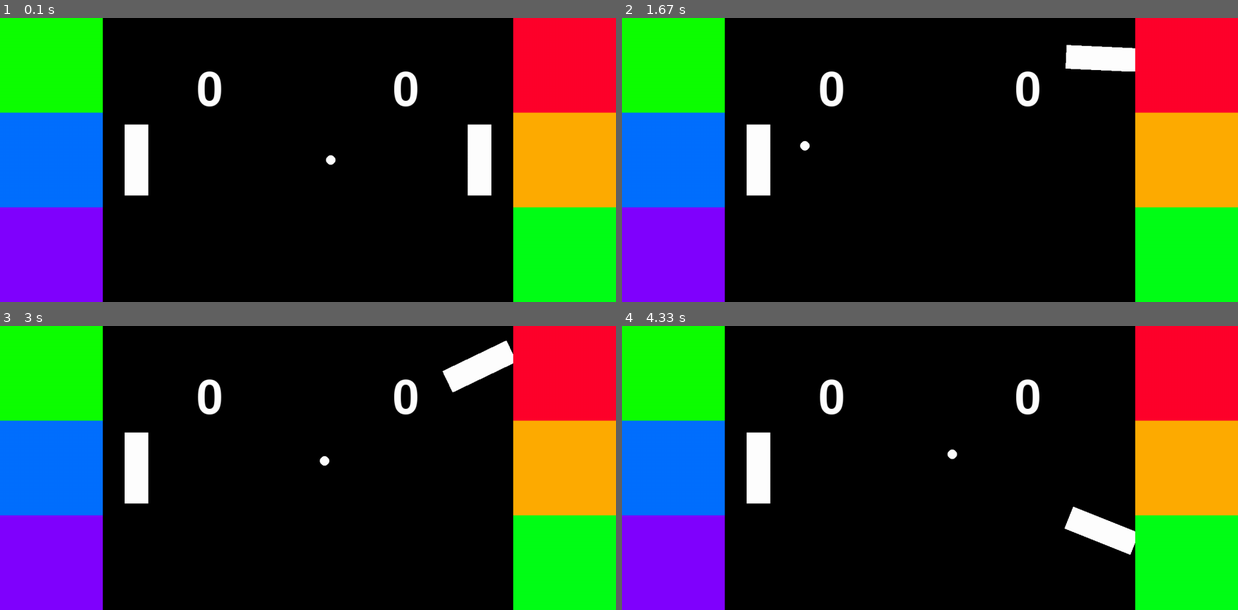
Above: before the commit, frames 1-4 (two rows, left to right).
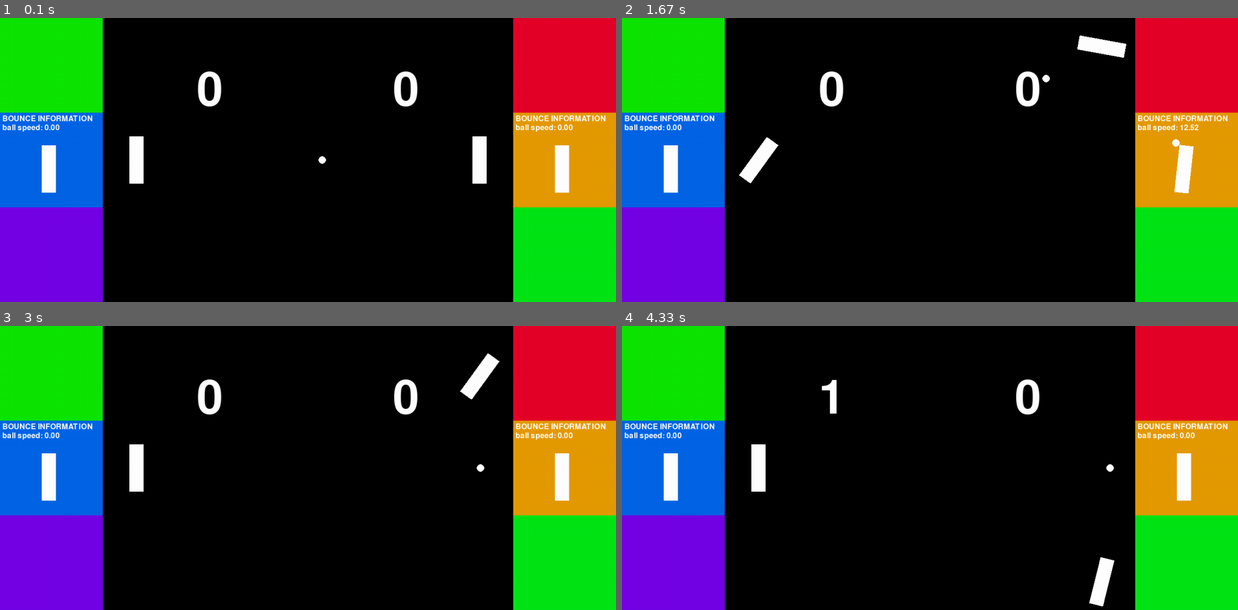
Above: after the commit, the same moments.

Repository: ericxu-25/mugic-pypong
Game: pygame game, started from pypong.py
Two runs of this game, one before a commit and one after it. Both use one fixed random seed, a clock stepped at 60 frames per second and the inputs below.
Inputs:
- Up to frame 1 (0.1 s): no input
- Up to frame 2 (1.67 s): tap Z at 0.33 s; hold Right 0.67-1.13 s; tap K at 0.82 s; hold J 1.17-1.47 s; hold Up 1.17-1.47 s; tap . at 1.32 s; hold E from 1.5 s (still down); hold Up from 1.5 s (still down); tap I at 1.65 s
- Up to frame 3 (3 s): release E at 1.8 s; release Up at 1.8 s; tap R at 1.83 s; tap , at 2.17 s; hold Up 2.5-2.8 s; tap I at 2.65 s; hold Right from 2.83 s (still down); tap K at 2.98 s
- Up to frame 4 (4.33 s): release Right at 3.3 s; hold Left 3.33-3.87 s; tap . at 3.48 s; hold Down 3.9-4.2 s; tap I at 4.05 s; hold Left from 4.23 s (still down)

The runs differ from the first frame. In frame 1, 35% of the frame differs, in the area x 0-100%, y 0-100%; in frame 2, 35%; in frame 3, 35%; in frame 4, 36%.

Commit message:
display wip commit

Diff:
--- a/pypong.py
+++ b/pypong.py
@@ -6,15 +6,22 @@
 # import mugic_helper
 # pypong stuff would go here
 
+# Basic controls (keyboard)
+# - up, left, down, right, rotleft, rotright
+# p1 = wasdqe OR wasdzx or wasdcv
+# p2 = arrows<> OR ijkluo
+
 # Resources used as reference:
 # * geeksforgeeks.org/create-a-pong-game-in-python-pygame/
 # * https://www.pygame.org/docs/
 # * https://stackoverflow.com/questions/11603222/allowing-resizing-window-pygame
 
 # TODO list
-# * anti-ball-stuck procedure
-# * mugic controller registration debug
+# * smaller ball, bigger screen
+# * debug windows (1: game, 2: controller, 3: more controller)
+# * mugic controller module (calibration + implementation)
 # * springy striker (striker x velocity)
+# * port to godot
 
 # GLOBALS
 pygame.font.init()
@@ -33,7 +40,7 @@
     def random(cls):
         cls._random_hue = ((cls._random_hue * 360 + random.randint(50, 100))
                            % 360 / 360.0)
-        r, g, b = colorsys.hsv_to_rgb(cls._random_hue, 1, 1)
+        r, g, b = colorsys.hsv_to_rgb(cls._random_hue, 1, 0.9)
         return (r * 255, g * 255, b * 255)
 
 WIDTH, HEIGHT = 1300, 600
@@ -65,8 +72,10 @@
 class Sprite(pygame.sprite.DirtySprite):
     # class variables
     sprite_id = 0
-    def __init__(self):
+    def __init__(self, screen):
         super().__init__()
+        # screen the sprite will be adjusted to
+        self.screen = screen
         # sprite properties
         self.dirty = 1
         self.visible = 1
@@ -100,6 +109,18 @@
     def scale(self, val):
         self._scale = val
 
+    @property
+    def _rect(self):
+        return pygame.Rect(self._x, self._y, self._width, self._height)
+
+    @_rect.setter
+    def _rect(self, rect):
+        self._x = rect.x
+        self._y = rect.y
+        self._width = rect.w
+        self._height = rect.h
+        self._update_image()
+
     def _redraw(self):
         self.dirty = 1 if self.dirty == 0 else 2
 
@@ -132,8 +153,8 @@
 
     def _update_position(self):
         scale = self.scale
-        left_padding = self.game._padding[0]
-        top_padding = self.game._padding[2]
+        left_padding = self.screen._padding[0]
+        top_padding = self.screen._padding[2]
         self.rect.x = (self._x + left_padding) * scale
         self.rect.y = (self._y + top_padding) * scale
         self._redraw()
@@ -172,6 +193,10 @@
     def _cy(self, y):
         self._y = y - self._height // 2
         self._update_position()
+
+    @property
+    def scale(self):
+        return self.screen._scale
 
     def resize(self, w, h = None):
         if h == None:
@@ -200,6 +225,17 @@
         self.resize(self.rect.w, self.rect.h)
         return self
 
+    def inBounds(self):
+        if self._y < self.screen.top:
+            return False
+        elif self._y + self._height > self.screen.bottom:
+            return False
+        elif self._x < self.screen.left:
+            return False
+        elif self._x + self._width > self.screen.right:
+            return False
+        return True
+
     def hide(self):
         self.visible = 0
         self._redraw()
@@ -214,44 +250,40 @@
         if self._debug:
             print("["+self.name+"]", *args, **kwargs)
 
-    def debugFunction(self, *args, **kwargs):
-        if self._debug:
-            func(*args, **kwargs)
+    def debugFunction(self, func, *args, **kwargs):
+        if not self._debug:
+            return None
+        return func(*args, **kwargs)
 
     def debugDraw(self, func, *args, **kwargs):
-        if self._debug and self._debug_screen != None:
-            func(self._debug_screen, *args, **kwargs)
+        if not self._debug and self._debug_screen == None:
+            return None
+        func(self._debug_screen, *args, **kwargs)
+
+    def debugDrawRefresh(self):
+        if not self._debug and self._debug_screen == None:
+            return None
+        self._debug_screen.refresh()
+
 
 
 class GameSprite(Sprite):
     def __init__(self, game):
         self.game = game
-        super().__init__()
+        super().__init__(game)
         self.name = f"GameSprite {self.sprite_id}"
 
-    @property
-    def scale(self):
-        return self.game._scale
-
-    def inBounds(self):
-        if self._y < self.game.top:
-            return False
-        elif self._y + self._height > self.game.bottom:
-            return False
-        elif self._x < self.game.left:
-            return False
-        elif self._x + self._width > self.game.right:
-            return False
-        return True
-
     # put Sprite logic in here
+    def _reset(self):
+        return
+
     def update(self):
         return
 
 # sprite used to display formatted text
-class TextSprite(GameSprite):
-    def __init__(self, game):
-        super().__init__(game)
+class TextSprite(Sprite):
+    def __init__(self, screen):
+        super().__init__(screen)
         self.name = f"TextSprite {TextSprite.sprite_id}"
         self.layer = 2
         self.format_str = "text_sprite: {}"
@@ -278,10 +310,14 @@
         return self
 
     def _renderText(self):
-        text = self.format_str.format(*self.text)
-        text_render = self.font.render(text,
-                                       self.antialias,
-                                       self.color)
+        try:
+            text = self.format_str.format(*self.text[0], **self.text[1])
+        except ValueError as e:
+            text = f"uncompatible format {self.format_str} and {self.text}"
+        text_render = self.font.render(
+                text,
+                self.antialias,
+                self.color)
         self.setImage(text_render)
         self._update_position()
         self._redraw()
@@ -314,11 +350,11 @@
         self._renderText()
 
     @property
-    def strikerthrough(self):
+    def strikethrough(self):
         return self.font.strikerthrough
 
-    @strikerthrough.setter
-    def strikerthrough(self, val):
+    @strikethrough.setter
+    def strikethrough(self, val):
         self.font.strikerthrough = val
         self._renderText()
 
@@ -332,8 +368,8 @@
         self._renderText()
         return this
 
-    def setText(self, *format_text):
-        self.text = format_text
+    def setText(self, *args, **kwargs):
+        self.text = [args, kwargs]
         self._renderText()
         return self
 
@@ -409,6 +445,18 @@
         return self._height
 
     @property
+    def center(self):
+        return (self._width/2, self._height/2)
+
+    @property
+    def centerx(self):
+        return self._width/2
+
+    @property
+    def centery(self):
+        return self._height/2
+
+    @property
     def fps(self):
         return self._window.fps
 
@@ -448,7 +496,7 @@
     def _resize(self, scale):
         self._scale = scale
         self.background = pygame.transform.scale(
-            self.base_background, (self.width, self.height))
+                self.base_background, (self.width, self.height))
         for sprite in self.sprites:
             sprite._update_image()
         self.refresh()
@@ -527,8 +575,8 @@
     def getTab(self, tab_num) -> pygame.Surface:
         if len(self.tabs) == 0: return None
         if tab_num <= 0: return None
-        if len(self.tabs) >= tab_num: return None
-        return self.tabs[tab]
+        if len(self.tabs) <= tab_num: return None
+        return self.tabs[tab_num]
 
     def _render(self):
         for tab in self.tabs:
@@ -576,6 +624,7 @@
         if type(text) is str:
             text_sprite = TextSprite(self)
             text_sprite.setFormatString("{}").setText(text)
+            text_sprite.moveTo(tab.centerx, tab.centery)
             text = text_sprite
         if isinstance(text, TextSprite):
             tab._add_sprite(text)
@@ -678,7 +727,7 @@
     def _handle_key(self, event):
         key = Key(event)
         if key == pygame.K_ESCAPE:
-           self.quit()
+            self.quit()
 
     def _redraw(self):
         for screen in self.screens:
@@ -705,8 +754,8 @@
         WIDTH = round(WIDTH)
         HEIGHT = round(HEIGHT)
         self.window = pygame.display.set_mode(
-                        (WIDTH, HEIGHT),
-                        pygame.RESIZABLE, vsync = self.vsync)
+                (WIDTH, HEIGHT),
+                pygame.RESIZABLE, vsync = self.vsync)
         pygame.display.set_caption(self.name)
         self._scale = (float(WIDTH) /self._width)
         self.background = pygame.transform.scale(
@@ -770,12 +819,12 @@
 
     def moveScreen(self, screen, dx, dy):
         screen._position = (screen.position + dx,
-                                screen.position + dy)
+                            screen.position + dy)
         self._update_screen_subsurface(screen)
 
     def moveScreenCenterTo(self, screen, cx, cy):
         screen._position = (cx - screen._width//2,
-                                cy - screen._height//2)
+                            cy - screen._height//2)
         self._update_screen_subsurface(screen)
 
     def start(self):
@@ -808,7 +857,7 @@
         self.rot_speed = 10 * (rot_speed/10.0)
         self.rot_accel = 2 * (rot_accel/10.0)
         self.color = color
-        self.friction = 0.8 * (10.0/friction)
+        self.friction = 0.8 * (10.0/(10 + friction/10))
         self.elasticity = 1.0 - 0.6 / (elasticity/10.0 + 0.6)
         self.power = 8 * (power / 10.0)
         self.grip = 0.5 - 0.5/(2*grip/10.0 + 0.5)
@@ -858,6 +907,73 @@
             self._y = self.game.top
         self._update_position()
 
+    def displayStrikerBounce(self, ball, bounce_data):
+        self.debugDraw(self._draw_striker_bounce, ball, **bounce_data)
+
+    def _init_draw_striker_bounce(self):
+        display = self._debug_screen
+        tab = display.getTab(1)
+        if tab == None:
+            print("error getting tab to draw striker information")
+            return
+        # initialize the text sprites if they haven't been yet
+        if not hasattr(self, '_draw_striker_bounce_text'):
+            text_size = 16
+            self._draw_striker_bounce_text = list()
+            text = self._draw_striker_bounce_text
+            for i in range(2):
+                new_text = display.writeNewText(
+                    "...", tab=tab)
+                text.append(new_text)
+                new_text.setFontSize(text_size)
+                new_text.moveTo(5, 5 + (text_size + 3) * i)
+            text[0].setText("BOUNCE INFORMATION")
+            text[1].setFormatString("ball speed: {:.2f}")
+            text[1].setText(0)
+        else:
+            text = self._draw_striker_bounce_text
+            text[1].setText(0)
+
+    def _reset(self):
+        self.debugFunction(self._init_draw_striker_bounce)
+        self.rotateTo(0)
+        self.rot_velocity = 0
+        self.velocity = 0
+        self.debugDraw(self._draw_striker_bounce, None)
+
+    def _draw_striker_bounce(self, display, ball, **bounce_data):
+        # select the middle display tab
+        display.refresh()
+        tab = display.getTab(1)
+        text = self._draw_striker_bounce_text
+        # draw the striker onto the tab
+        center = (tab.centerx, tab.centery + text[1].rect.y)
+        center_position = (tab.centerx - self.rect.width//2,
+                           tab.centery - self.rect.height//2 + text[1].rect.y)
+        tab.screen.blit(self.image, center_position)
+        if ball == None: return # stop if no data
+        # draw the ball onto the tab
+        scale = self.game._scale
+        ball_position = bounce_data['offset'] * scale
+        ball_position += (center[0] - ball.rect.width//2,
+                          center[1] - ball.rect.height//2)
+        tab.screen.blit(ball.image, ball_position)
+        # write the data onto the tab
+        text[1].setText(bounce_data['speed'])
+        #bounce_data = {"normal": striker_normal,
+        #               "reflect": reflect_vector,
+        #               "grip": grip_vector,
+        #               "final": self.velocity,
+        #               "rotate": rotate_hit_vector,
+        #               "critical": critical,
+        #               "speed": self.speed}
+        # then put the ball and the striker onto the tab
+
+        # draw the different vectors
+        vector_scale = 10
+        return
+
+
     def move(self, x, y):
         super().move(x, y)
         if not self.inBounds():
@@ -871,24 +987,48 @@
         self.velocity = pygame.math.Vector2(1, 0)
 
     def setup(self, speed, color, r, mass):
+        self.speed_value = speed
+        self.speed_increase = 0
         self.min_speed = 10 * (speed/10.0)
         self.speed = self.min_speed
         self.mass = (mass / 10.0)
-        self.rolling_friction = 0.1 *\
-                (speed/10.0) * (1 - 1.0 / (self.mass + 1))
+        self.rolling_friction = (
+                0.1 *
+                (speed/10.0) *
+                (1 - 1.0 / (self.mass + 1)))
         self._substeps = 10 # use substepping for greater simulation accuracy
         self.color = color
         self.r = r
-        ball = pygame.Surface((2 * r, 2 * r))
+        ball = pygame.Surface((2 * r, 2 * r), pygame.SRCALPHA, 32)
         pygame.draw.circle(ball, self.color\
                 , (r, r), r)
         self.setImage(ball)
         return self
 
+    def _increase_speed(self, amount=1):
+        self.speed_increase += amount
+        self.min_speed = 10 * ((self.speed_value + self.speed_increase)/10.0)
+        self.rolling_friction = (
+                0.1 *
+                (self.min_speed/10.0) *
+                (1 - 1.0 / (self.mass + 1)))
+
+    def _reset_speed_increase(self):
+        self._increase_speed(-self.speed_increase)
+
     def _bounce(self, wall_normal):
         self.velocity.reflect_ip(wall_normal)
-
-    def bounceOnCeiling(self):
+        # if too vertical, bounce more horizontal
+        if abs(self.velocity.x*5) < abs(self.velocity.y) \
+                and abs(self.spin) < 1:
+            self.velocity.x = self.velocity.x * 2
+            direction = -1 if self._x > self.game.centerx else 1
+            if abs(self.velocity.x) < 0.1:
+                self.velocity.x = self.min_speed * direction
+            self.spin -= direction * self.velocity.y // 4
+            self.speed = self.velocity.magnitude()
+
+    def bounceOnWalls(self):
         next_y = self._y + self.velocity.y
         next_x = self._x + self.velocity.x
         floor = self.game.bottom
@@ -899,7 +1039,6 @@
         elif next_y + 2 * self.r >= floor:
             self._y = floor - 2 * self.r
             self._bounce(pygame.math.Vector2(0, 1))
-
         if next_x <= 0:
             self._x = 0
             self._bounce(pygame.math.Vector2(1, 0))
@@ -907,11 +1046,12 @@
             self._x = right - 2 * self.r
             self._bounce(pygame.math.Vector2(-1, 0))
 
+
     def scoreOnPlayers(self):
-        goals = self.game.goals # dict(striker, goal_zone)
+        goals = self.game.goals # dict(striker, goal_rect)
+        hitbox = self._rect
         for striker, zone in goals.items():
-            if (self._x + self.r >= zone[0]
-                and self._x + self.r <= zone[1]):
+            if zone.colliderect(hitbox):
                 self.game._scoreOnPlayer(striker)
 
     def bounceOnStrikers(self):
@@ -924,7 +1064,7 @@
         backstep.normalize_ip()
         limit = 3 * self._substeps
         while pygame.sprite.collide_mask(self, striker):
-            self.move(*(backstep).xy)
+            self.move(backstep.x * 2, backstep.y)
             self.move(0, striker.velocity)
             limit -= 1
             if limit <= 0:
@@ -965,12 +1105,13 @@
         scale = self.game._scale
         hitting = None
         for i in range(self._substeps):
-            future_striker_image = pygame.transform.rotate(striker.image,
-                                            striker.rot_velocity/self._substeps)
-            future_striker_mask = pygame.mask.from_surface(future_striker_image)
+            future_striker_image = pygame.transform.rotate(
+                    striker.image, striker.rot_velocity/self._substeps)
+            future_striker_mask = pygame.mask.from_surface(
+                    future_striker_image)
             mask_offset = pygame.math.Vector2(
-               striker.rect.centerx - future_striker_image.get_width()/2,
-               striker.rect.centery - future_striker_image.get_height()/2)
+                    striker.rect.centerx - future_striker_image.get_width()/2,
+                    striker.rect.centery - future_striker_image.get_height()/2)
             mask_offset -= pygame.math.Vector2(self.rect.x, self.rect.y)
             hitting = self.mask.overlap(future_striker_mask, mask_offset)
             if hitting == None:
@@ -997,6 +1138,9 @@
         # first, move ball back until not clipping Striker
         self._unclipFromStriker(striker)
         final_vector = pygame.math.Vector2(0, 0)
+        offset_vector = pygame.math.Vector2(
+                self._cx - striker._cx,
+                self._cy - striker._cy)
         # then calculate information about the collision
         striker_normal = self._normalizedStrikerImpactAngle(striker)
         # reflect off the striker
@@ -1008,26 +1152,45 @@
         striker_hit_vector = striker_normal.copy()
         striker_hit_vector.scale_to_length(striker.power/self.mass)
         final_vector += striker_hit_vector
-        # modification 2: striker grip
-        grip_vector = pygame.math.Vector2(0,
-                striker.velocity * striker.grip / self.mass)
+        # modification 2: striker relative movement TODO
+        grip_vector = pygame.math.Vector2(
+                0, striker.velocity * striker.grip / self.mass)
         grip_vector *= abs(striker_normal.x)
         self.spin += grip_vector.y
+        print(self.spin)
         self.spin *= striker.elasticity
-        final_vector += grip_vector
         # modification 3: striker rotation
-        final_vector += self._rotateHitOnStriker(striker)
+        self.spin += striker.rot_velocity / 4
+        rotate_hit_vector = self._rotateHitOnStriker(striker)
+        final_vector += rotate_hit_vector
+        # stuck-proofing
+        # if final vector not pointing away from striker...
+        # critical! - use offset_vector to correct (probably hit edge)
+        critical = pygame.math.Vector2(0, 0)
+        towards_striker = (offset_vector.x > 0) != (final_vector.x > 0)
+        if towards_striker:
+            new_offset = offset_vector.copy()
+            new_offset.scale_to_length(striker.power/self.mass)
+            critical = new_offset
+            final_vector = (rotate_hit_vector +
+                            striker_hit_vector +
+                            new_offset)
         # apply final calculated vector
         if final_vector.magnitude() == 0:
-            if striker_normal.magnitude() == 0:
-                self.velocity = offset_vector
-            else:
-                self.velocity = striker_hit_vector
+            self.velocity = striker_hit_vector + reflect_vector
         else:
             self.velocity = final_vector
-        # draw the impact onto the side panel
-        # TODO debug drawing
         self.speed = self.velocity.magnitude()
+        # put the bounce onto the display
+        bounce_data = {"normal": striker_normal,
+                       "offset": offset_vector,
+                       "reflect": reflect_vector,
+                       "grip": grip_vector,
+                       "final": self.velocity,
+                       "rotate": rotate_hit_vector,
+                       "critical": critical,
+                       "speed": self.speed}
+        striker.displayStrikerBounce(self, bounce_data)
 
     def _spin_effect(self):
         if abs(self.spin) < self.rolling_friction:
@@ -1053,8 +1216,8 @@
     def update(self):
         for i in range(self._substeps):
             self.roll()
-            self.bounceOnCeiling()
             self.bounceOnStrikers()
+        self.bounceOnWalls()
         self.scoreOnPlayers()
 
 class PongGame(Game):
@@ -1065,6 +1228,8 @@
         self.base_background.fill(Color.black)
         self.name = "pong"
         self.fps = 60
+        # increase ball speed by 1 every 5 seconds
+        self.SPEED_INCREASE_TIME = 3
         self._initialize_screens(side_width)
         self._initialize_sprites()
         self._initialize_controls()
@@ -1081,15 +1246,15 @@
 
     def _initialize_sprites(self):
         # initialize strikers
-        striker_size = (50, 150)
-        striker_speed = 15
-        striker_accel = 8
+        striker_size = (30, 100)
+        striker_speed = 10
+        striker_accel = 10
         striker_rot_speed = 10
         striker_rot_accel = 10
         striker_color = Color.white
-        striker_friction = 10
-        striker_power = 7
-        striker_grip = 10
+        striker_friction = 8
+        striker_power = 12
+        striker_grip = 15
         striker_elasticity = 10
         striker_parameters = (
                 striker_color,
@@ -1116,10 +1281,10 @@
         self.striker_left._debug_screen = self.debug_screen_left
 
         # initialize ball
-        ball_speed = 8
+        ball_speed = 5
         ball_color = Color.white
-        ball_size = 10
-        ball_mass = 10
+        ball_size = 8
+        ball_mass = 15
         ball_parameters = (ball_speed,
                            ball_color,
                            ball_size,
@@ -1128,13 +1293,23 @@
         self._add_sprite(self.ball)
 
         # setup striker goals
-        goal_length = 10
+        goal_length = 5
         self.goals = {self.striker_left: None,
                       self.striker_right: None}
-        self.goals[self.striker_left] = \
-            (-self._width, goal_length)
-        self.goals[self.striker_right] = \
-            (self._width - goal_length, 2*self._width)
+        self.goals[self.striker_left] = pygame.Rect(
+                (0, 0),
+                (goal_length, self._height))
+
+        self.goals[self.striker_right] = pygame.Rect(
+                (self._width - goal_length, 0),
+                (goal_length, self._height))
+
+        # if you want to see the goals
+        goal_sprite1 = GameSprite(self)
+        goal_sprite1._rect = self.goals[self.striker_left]
+        goal_sprite2 = GameSprite(self)
+        goal_sprite2._rect = self.goals[self.striker_right]
+        # self._add_sprite(goal_sprite1, goal_sprite2)
 
         # setup score text
         score_text_size = 100
@@ -1159,16 +1334,6 @@
         self.s1_score_text.setText(self.s1_score)
         self.s2_score_text.setText(self.s2_score)
 
-    def _initialize_controls(self):
-        self.p1_up = False
-        self.p1_dn = False
-        self.p1_lt = False
-        self.p1_rt = False
-        self.p2_up = False
-        self.p2_dn = False
-        self.p2_lt = False
-        self.p2_rt = False
-
     def _reset(self):
         middle = self._height // 2
         top_middle = self._height // 4
@@ -1179,12 +1344,11 @@
         center_right = self._width - center_left
         self.striker_left.moveCenterTo(left, middle)
         self.striker_right.moveCenterTo(right, middle)
-        for striker in (self.striker_right, self.striker_left):
-            striker.rotateTo(0)
-            striker.rot_velocity = 0
-            striker.velocity = 0
+        self.striker_left._reset()
+        self.striker_right._reset()
         self.ball.moveCenterTo(center, middle)
         self.ball.velocity = pygame.math.Vector2(1, 0)
+        self.ball._reset_speed_increase()
         self.ball.speed = self.ball.min_speed
         self.ball.spin = 0
         self.s1_score_text.moveCenterTo(center_left,
@@ -1199,16 +1363,34 @@
         self.s2_score = 0
         self._reset()
 
+    def _initialize_controls(self):
+        self.p1_up = False
+        self.p1_dn = False
+        self.p1_lt = False
+        self.p1_rt = False
+        self.p1_lm = False
+        self.p1_rm = False
+        self.p2_up = False
+        self.p2_dn = False
+        self.p2_lt = False
+        self.p2_rt = False
+        self.p2_lm = False
+        self.p2_rm = False
+
     def _handle_key(self, event):
         key = Key(event)
-        if key in (pygame.K_UP,):
+        if key in (pygame.K_UP, pygame.K_i):
             self.p1_up = key.down
-        elif event.key in (pygame.K_DOWN,):
+        elif event.key in (pygame.K_DOWN, pygame.K_k):
             self.p1_dn = key.down
-        elif event.key in (pygame.K_RIGHT,):
+        elif event.key in (pygame.K_RIGHT, pygame.K_l):
             self.p1_rt = key.down
-        elif event.key in (pygame.K_LEFT,):
+        elif event.key in (pygame.K_LEFT, pygame.K_j):
             self.p1_lt = key.down
+        elif event.key in (pygame.K_COMMA, pygame.K_u):
+            self.p1_lt = key.down
+        elif event.key in (pygame.K_PERIOD, pygame.K_o):
+            self.p1_rt = key.down
         elif event.key in (pygame.K_w,):
             self.p2_up = key.down
         elif event.key in (pygame.K_s,):
@@ -1217,11 +1399,16 @@
             self.p2_lt = key.down
         elif event.key in (pygame.K_d,):
             self.p2_rt = key.down
+        elif event.key in (pygame.K_q, pygame.K_z, pygame.K_c):
+            self.p2_lt = key.down
+        elif event.key in (pygame.K_e, pygame.K_x, pygame.K_v):
+            self.p2_rt = key.down
         elif key in (pygame.K_p,) and key.down:
             self._pause = not self._pause
             self._handle_pause()
         elif key in (pygame.K_r,) and key.down:
             self._restart()
+
 
     def _update(self):
         if self.p1_up:
@@ -1240,6 +1427,7 @@
             self.striker_left._rotateRight()
         if self.p2_lt:
             self.striker_left._rotateLeft()
+        self.ball._increase_speed(1/self.fps/self.SPEED_INCREASE_TIME)
 
     def _scoreOnPlayer(self, player):
         if player == self.striker_left:
